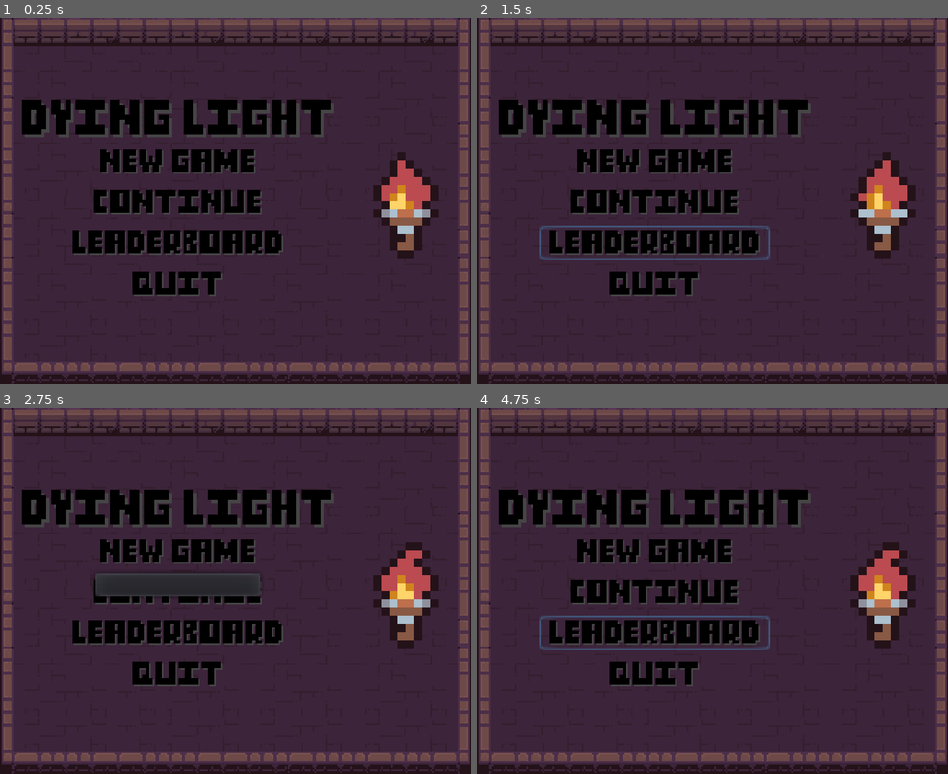
Above: before the commit, frames 1-4 (two rows, left to right).
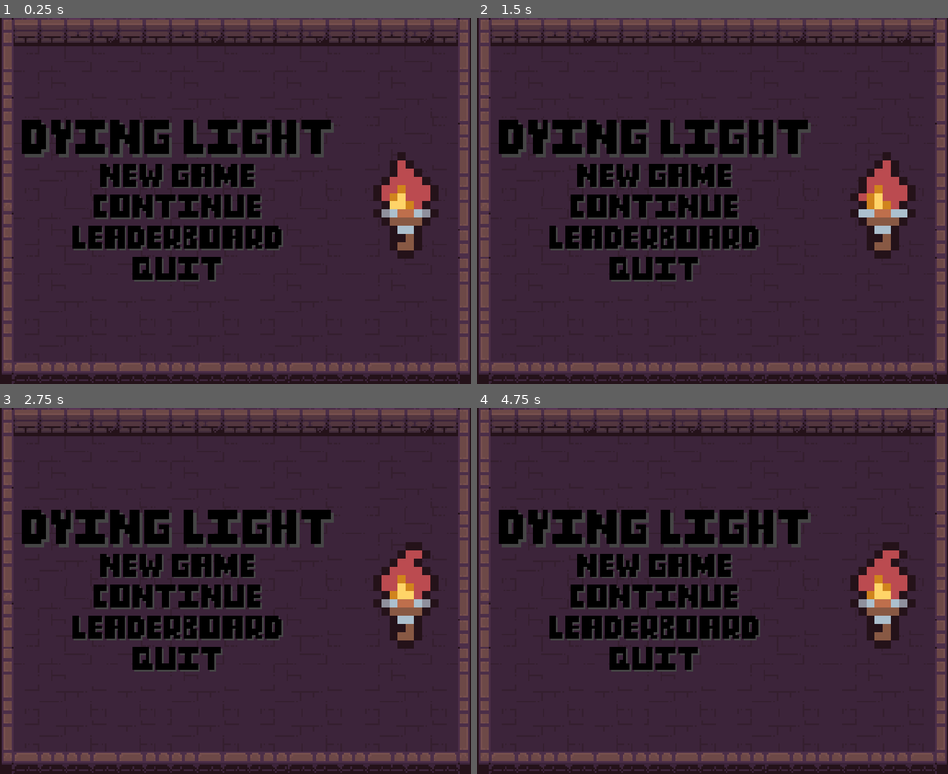
Above: after the commit, the same moments.

Repository: Rocco-Gibbons/DyingLight
Game: Godot game, scene res://MainMenu.tscn
Two runs of this game, one before a commit and one after it. Both use one fixed random seed, a clock stepped at 60 frames per second and the inputs below. The project has no main scene, so this scene is started directly.
Inputs (mouse positions are in pixels of both pictures, inside the frame that each line leads up to; where the layout moved, square brackets give the same spot in the first picture):
- Up to frame 1 (0.25 s): no input
- Up to frame 2 (1.5 s): click (655, 237) [655, 241] at 0.5 s; click (655, 175) [655, 160] at 1.25 s
- Up to frame 3 (2.75 s): click (178, 565) [178, 550] at 2 s
- Up to frame 4 (4.75 s): click (655, 598) [655, 591] at 2.75 s; click (655, 598) [655, 591] at 3.5 s; click (655, 627) [655, 631] at 4.25 s

The runs differ from the first frame. In frame 1, 12% of the frame differs, in the area x 4-71%, y 22-77%; in frame 2, 13%; in frame 3, 13%; in frame 4, 13%.

Commit message:
Leaderboard page implemented

Diff:
--- /dev/null
+++ b/Leaderboard.tscn
@@ -0,0 +1,64 @@
+[gd_scene load_steps=4 format=2]
+
+[ext_resource path="res://assets/parchment.png" type="Texture" id=1]
+[ext_resource path="res://assets/title_screen_ui/text/leaderboard_button.png" type="Texture" id=2]
+
+[sub_resource type="StreamTexture" id=1]
+flags = 4
+load_path = "res://.import/menu_background.png-9140b6ae777a904338f82bd60b11493e.stex"
+
+[node name="Leaderboard" type="MarginContainer"]
+margin_right = 288.0
+margin_bottom = 224.0
+
+[node name="TextureRect" type="TextureRect" parent="."]
+margin_right = 288.0
+margin_bottom = 224.0
+texture = SubResource( 1 )
+
+[node name="CenterContainer" type="CenterContainer" parent="."]
+margin_right = 288.0
+margin_bottom = 224.0
+
+[node name="TextureRect2" type="TextureRect" parent="CenterContainer"]
+margin_right = 288.0
+margin_bottom = 224.0
+texture = ExtResource( 1 )
+
+[node name="VBoxContainer" type="VBoxContainer" parent="CenterContainer/TextureRect2"]
+margin_left = 50.0
+margin_top = 21.0
+margin_right = 236.0
+margin_bottom = 194.0
+
+[node name="AspectRatioContainer" type="AspectRatioContainer" parent="CenterContainer/TextureRect2/VBoxContainer"]
+margin_right = 186.0
+size_flags_horizontal = 3
+
+[node name="CenterContainer" type="CenterContainer" parent="CenterContainer/TextureRect2/VBoxContainer"]
+margin_top = 4.0
+margin_right = 186.0
+margin_bottom = 19.0
+
+[node name="TextureRect" type="TextureRect" parent="CenterContainer/TextureRect2/VBoxContainer/CenterContainer"]
+margin_left = 28.0
+margin_right = 157.0
+margin_bottom = 15.0
+texture = ExtResource( 2 )
+
+[node name="RichTextLabel" type="RichTextLabel" parent="CenterContainer/TextureRect2/VBoxContainer"]
+margin_top = 23.0
+margin_right = 186.0
+margin_bottom = 96.0
+size_flags_horizontal = 3
+size_flags_vertical = 3
+bbcode_enabled = true
+bbcode_text = "lorem ipsum"
+text = "lorem ipsum"
+scroll_active = false
+
+[node name="AspectRatioContainer2" type="AspectRatioContainer" parent="CenterContainer/TextureRect2/VBoxContainer"]
+margin_top = 100.0
+margin_right = 186.0
+margin_bottom = 173.0
+size_flags_vertical = 3
--- a/MainMenu.tscn
+++ b/MainMenu.tscn
@@ -9,7 +9,7 @@
 [ext_resource path="res://assets/title_screen_ui/torch/torch_2.png" type="Texture" id=7]
 [ext_resource path="res://assets/title_screen_ui/torch/torch_3.png" type="Texture" id=8]
 [ext_resource path="res://assets/title_screen_ui/torch/torch_4.png" type="Texture" id=9]
-[ext_resource path="res://assets/title_screen_ui/menu_background.png" type="Texture" id=10]
+[ext_resource path="res://assets/menu_background.png" type="Texture" id=10]
 
 [sub_resource type="AnimatedTexture" id=1]
 flags = 4
@@ -46,13 +46,13 @@
 margin_bottom = 224.0
 
 [node name="HBoxContainer" type="HBoxContainer" parent="HBoxContainer/CenterContainer"]
-margin_top = 50.0
+margin_top = 62.0
 margin_right = 191.0
-margin_bottom = 173.0
+margin_bottom = 161.0
 
 [node name="VBoxContainer" type="VBoxContainer" parent="HBoxContainer/CenterContainer/HBoxContainer"]
 margin_right = 191.0
-margin_bottom = 123.0
+margin_bottom = 99.0
 alignment = 1
 
 [node name="Title" type="TextureRect" parent="HBoxContainer/CenterContainer/HBoxContainer/VBoxContainer"]
@@ -63,58 +63,54 @@
 [node name="CenterContainer" type="CenterContainer" parent="HBoxContainer/CenterContainer/HBoxContainer/VBoxContainer"]
 margin_top = 27.0
 margin_right = 191.0
-margin_bottom = 123.0
+margin_bottom = 99.0
 
 [node name="VBoxContainer" type="VBoxContainer" parent="HBoxContainer/CenterContainer/HBoxContainer/VBoxContainer/CenterContainer"]
-margin_left = 25.0
-margin_right = 166.0
-margin_bottom = 96.0
+margin_left = 31.0
+margin_right = 160.0
+margin_bottom = 72.0
 
 [node name="CenterContainer" type="CenterContainer" parent="HBoxContainer/CenterContainer/HBoxContainer/VBoxContainer/CenterContainer/VBoxContainer"]
-margin_right = 141.0
-margin_bottom = 21.0
+margin_right = 129.0
+margin_bottom = 15.0
 
-[node name="NewGame" type="MenuButton" parent="HBoxContainer/CenterContainer/HBoxContainer/VBoxContainer/CenterContainer/VBoxContainer/CenterContainer"]
+[node name="NewGame" type="TextureButton" parent="HBoxContainer/CenterContainer/HBoxContainer/VBoxContainer/CenterContainer/VBoxContainer/CenterContainer"]
 margin_left = 17.0
-margin_right = 124.0
-margin_bottom = 21.0
-rect_pivot_offset = Vector2( -562, -248 )
-icon = ExtResource( 2 )
+margin_right = 112.0
+margin_bottom = 15.0
+texture_normal = ExtResource( 2 )
 
 [node name="CenterContainer2" type="CenterContainer" parent="HBoxContainer/CenterContainer/HBoxContainer/VBoxContainer/CenterContainer/VBoxContainer"]
-margin_top = 25.0
-margin_right = 141.0
-margin_bottom = 46.0
+margin_top = 19.0
+margin_right = 129.0
+margin_bottom = 34.0
 
-[node name="Continue" type="MenuButton" parent="HBoxContainer/CenterContainer/HBoxContainer/VBoxContainer/CenterContainer/VBoxContainer/CenterContainer2"]
+[node name="Continue" type="TextureButton" parent="HBoxContainer/CenterContainer/HBoxContainer/VBoxContainer/CenterContainer/VBoxContainer/CenterContainer2"]
 margin_left = 13.0
-margin_right = 128.0
-margin_bottom = 21.0
-focus_mode = 2
-icon = ExtResource( 1 )
+margin_right = 116.0
+margin_bottom = 15.0
+texture_normal = ExtResource( 1 )
 
 [node name="CenterContainer3" type="CenterContainer" parent="HBoxContainer/CenterContainer/HBoxContainer/VBoxContainer/CenterContainer/VBoxContainer"]
-margin_top = 50.0
-margin_right = 141.0
-margin_bottom = 71.0
+margin_top = 38.0
+margin_right = 129.0
+margin_bottom = 53.0
 
-[node name="Leaderboard" type="MenuButton" parent="HBoxContainer/CenterContainer/HBoxContainer/VBoxContainer/CenterContainer/VBoxContainer/CenterContainer3"]
-margin_right = 141.0
-margin_bottom = 21.0
-focus_mode = 2
-icon = ExtResource( 3 )
+[node name="Leaderboard" type="TextureButton" parent="HBoxContainer/CenterContainer/HBoxContainer/VBoxContainer/CenterContainer/VBoxContainer/CenterContainer3"]
+margin_right = 129.0
+margin_bottom = 15.0
+texture_normal = ExtResource( 3 )
 
 [node name="CenterContainer4" type="CenterContainer" parent="HBoxContainer/CenterContainer/HBoxContainer/VBoxContainer/CenterContainer/VBoxContainer"]
-margin_top = 75.0
-margin_right = 141.0
-margin_bottom = 96.0
+margin_top = 57.0
+margin_right = 129.0
+margin_bottom = 72.0
 
-[node name="Quit" type="MenuButton" parent="HBoxContainer/CenterContainer/HBoxContainer/VBoxContainer/CenterContainer/VBoxContainer/CenterContainer4"]
+[node name="Quit" type="TextureButton" parent="HBoxContainer/CenterContainer/HBoxContainer/VBoxContainer/CenterContainer/VBoxContainer/CenterContainer4"]
 margin_left = 37.0
-margin_right = 104.0
-margin_bottom = 21.0
-focus_mode = 2
-icon = ExtResource( 4 )
+margin_right = 92.0
+margin_bottom = 15.0
+texture_normal = ExtResource( 4 )
 
 [node name="AspectRatioContainer2" type="AspectRatioContainer" parent="HBoxContainer"]
 visible = false
Not shown, changed: .mono/metadata/ide_messaging_meta.txt
Renamed: assets/title_screen_ui/menu_background.png -> assets/menu_background.png
Not shown, changed: assets/menu_background.png.import
Binary file added: assets/normalsville_pixel_font.png
Not shown, added: assets/normalsville_pixel_font.png.import
Binary file added: assets/parchment.png
Not shown, added: assets/parchment.png.import
